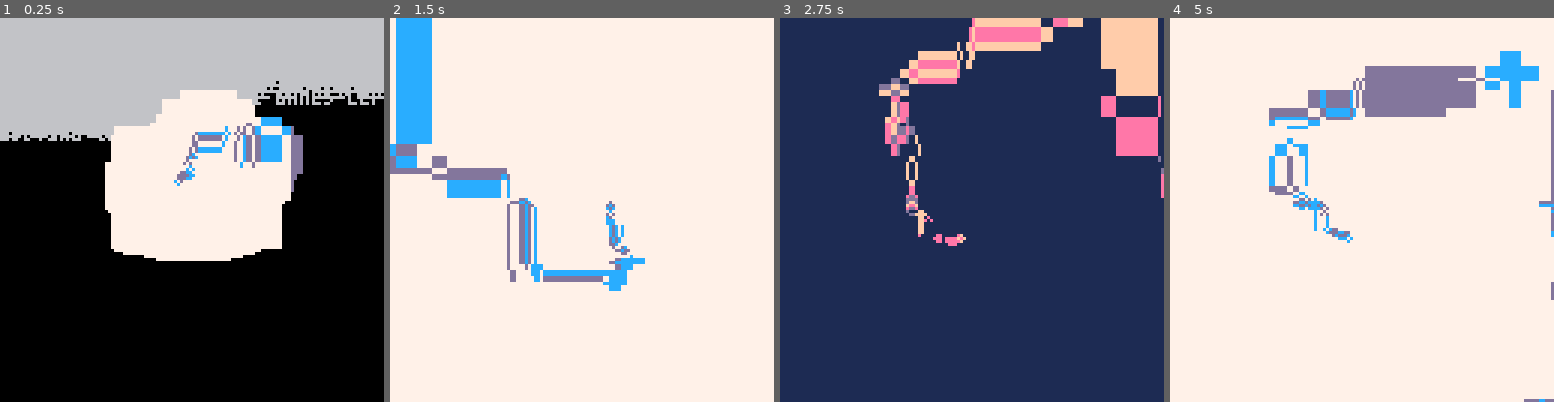
Above: before the commit, frames 1-4 (left to right).
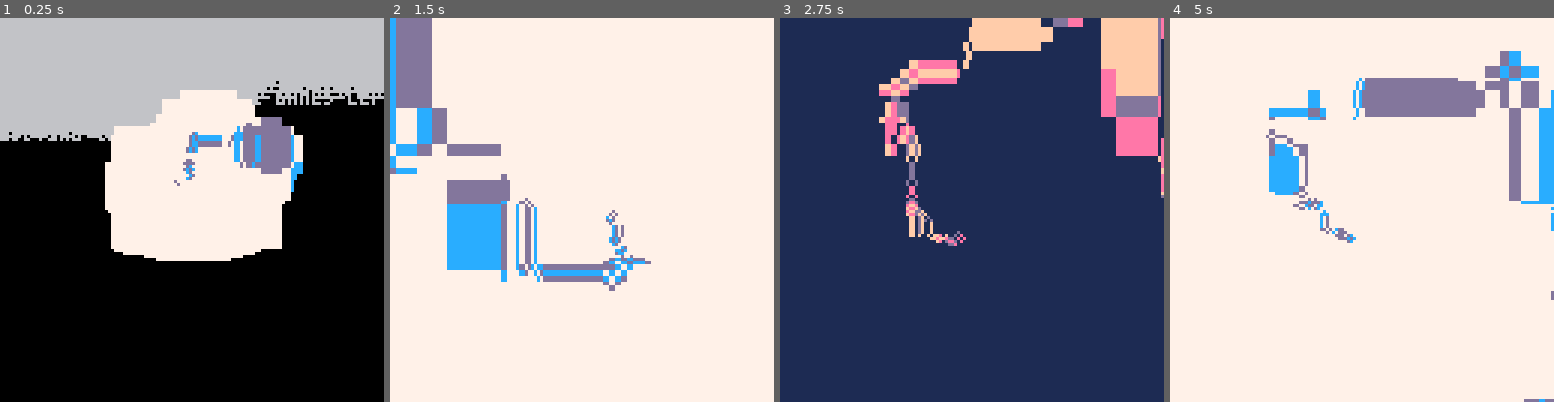
Above: after the commit, the same moments.

Repository: danslocombe/picoart
Game: PICO-8 cartridge tweetcarts/firenza.p8
Same seed, same stepped clock (60 frames per second), same inputs: the game is played once before the commit and once after it.
Inputs:
- Up to frame 1 (0.25 s): no input
- Up to frame 2 (1.5 s): no input
- Up to frame 3 (2.75 s): no input
- Up to frame 4 (5 s): no input

The runs differ from the first frame. In frame 1, 2.7% of the frame differs, in the area x 45-79%, y 25-46%; in frame 2, 11%, in the area x 0-68%, y 0-72%; in frame 3, 4.4%; in frame 4, 7.4%.

Commit message:
Begin comprimisies - fix draw radius to 1

Diff:
--- a/tweetcarts/firenza.p8
+++ b/tweetcarts/firenza.p8
@@ -4,7 +4,7 @@
 u=64e=128l=circfill
 _set_fps(60)poke(0x5f54,0x60)t=127p={}q=0::a::t+=1z=rnd(1)x=cos(z)y=sin(z)sspr(x+5,y+5,118,118,-x,-y,e,e)
 for i=0,9do
-q+=1a=q/450circ(u+10*cos(a),u+10*sin(a),1+rnd(1),p[flr(1+rnd(#p))])end
+q+=1a=q/450circ(u+10*cos(a),u+10*sin(a),1,p[flr(1+rnd(#p))])end
 if t==e then
 p={7,12,13}l(u,u,8,p[1])elseif t>250then
 p={1,13,14,15}l(u,u,8,p[1])t=0end
